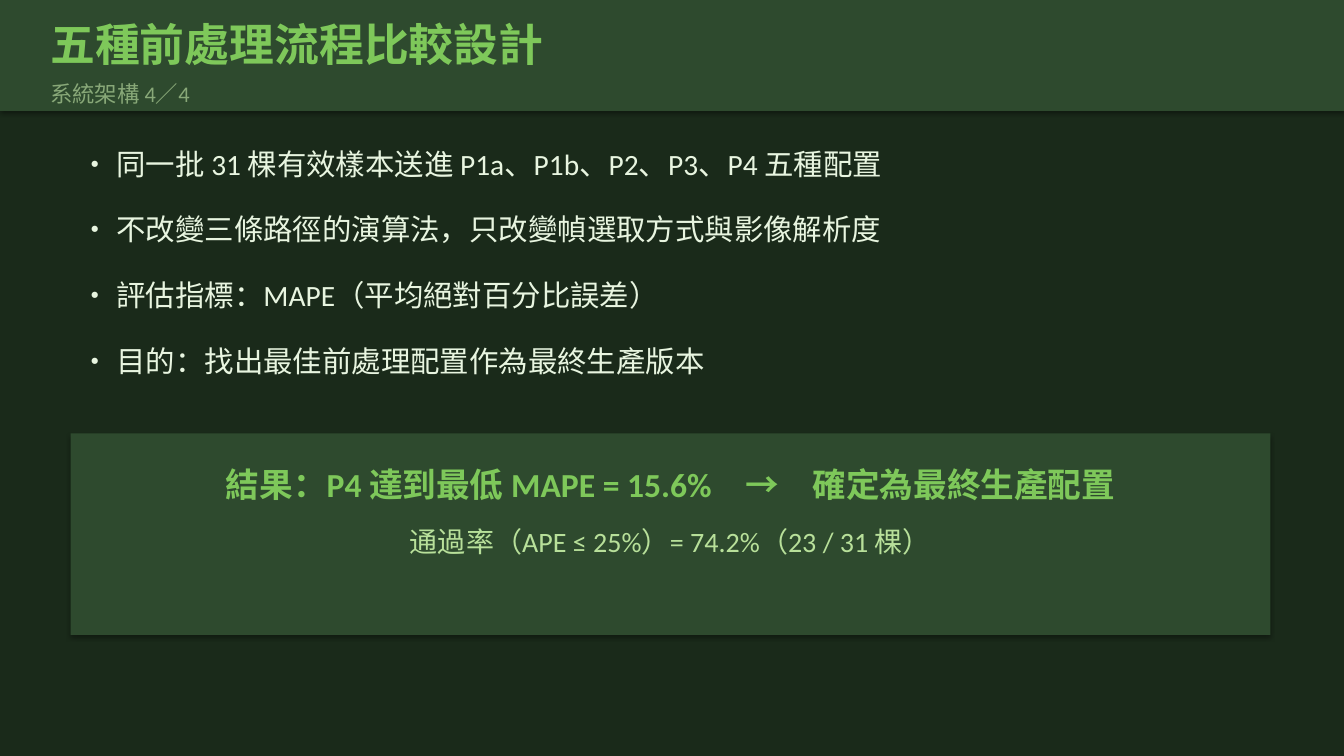
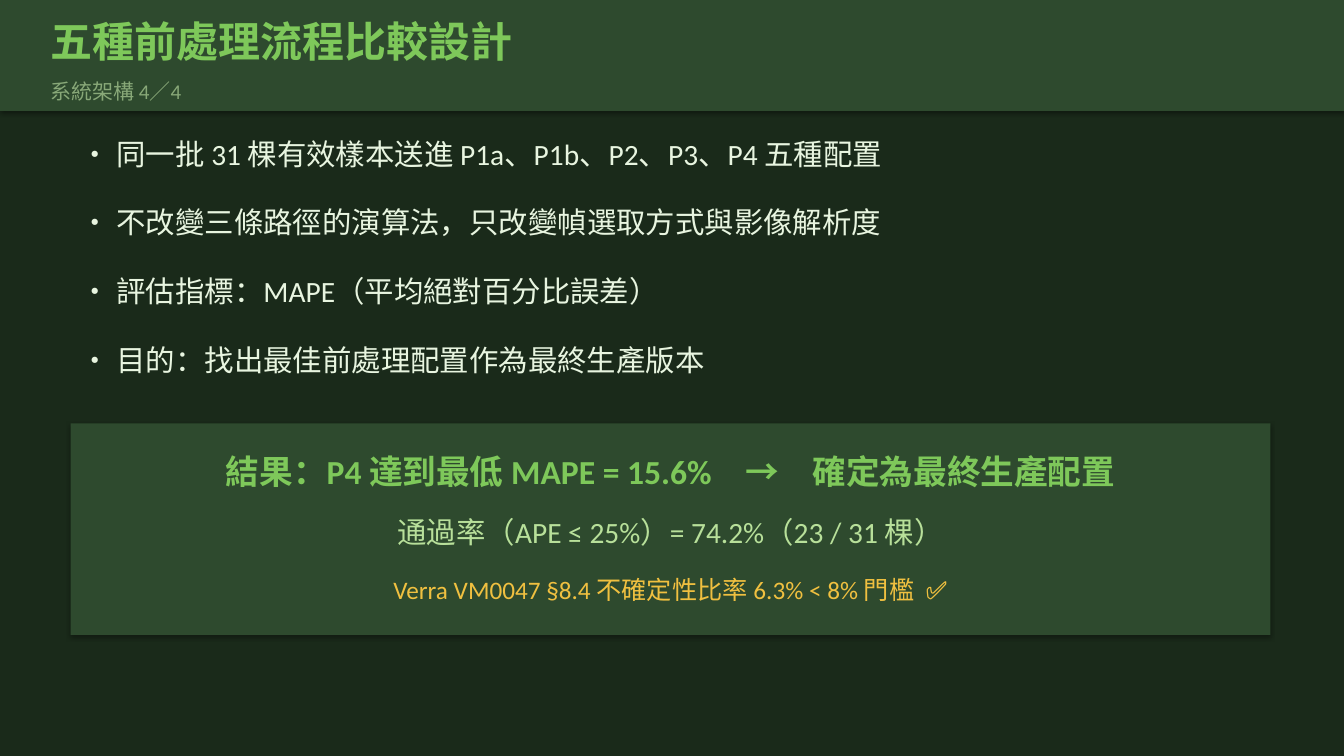
Before and after one commit to Yuchiaoniu/forest-carbon-measurement, a slide deck: slide 16 of public/thesis_defense.pptx (slide 8 before the commit). Drawn at 1344x756 pixels with LibreOffice and Linux fonts; fonts in the diff are those of the drawing. Boxes give left, top, right and bottom in pixels: in the first picture for what was removed or moved away, otherwise in the second. Text is boxed around its words. In the diff, an @@ line names an element or a change of style, - is before the commit and + after.

```diff
--- a/public/thesis_defense.pptx
+++ b/public/thesis_defense.pptx
@@ text "五種前處理流程比較設計" at [50, 21, 512, 61]: size 32 to 30 pt @@
@@ text "系統架構 4／4" at [50, 81, 181, 101]: size 16 to 15 pt @@
@@ text "• 同一批 31 棵有效樣本送進 P1a、P1b、P2、P3、P4 ...": place and size @@
-text "• 同一批 31 棵有效樣本送進 P1a、P1b、P2、P3、P4 ..." at [116, 150, 882, 178]
+text "• 同一批 31 棵有效樣本送進 P1a、P1b、P2、P3、P4 ..." at [116, 140, 882, 168]
@@ text "• 不改變三條路徑的演算法，只改變幀選取方式與影像解析度": place and size @@
-text "• 不改變三條路徑的演算法，只改變幀選取方式與影像解析度" at [116, 215, 881, 243]
+text "• 不改變三條路徑的演算法，只改變幀選取方式與影像解析度" at [116, 208, 881, 236]
@@ text "• 評估指標：MAPE（平均絕對百分比誤差）": place and size @@
-text "• 評估指標：MAPE（平均絕對百分比誤差）" at [116, 281, 658, 309]
+text "• 評估指標：MAPE（平均絕對百分比誤差）" at [116, 277, 658, 305]
@@ rectangle: place and size @@
-rectangle at [71, 434, 1270, 635]
+rectangle at [71, 423, 1270, 635]
@@ text "結果：P4 達到最低 MAPE = 15.6% ...": place and size @@
-text "結果：P4 達到最低 MAPE = 15.6% ..." at [226, 468, 1115, 500]
+text "結果：P4 達到最低 MAPE = 15.6% ..." at [226, 455, 1115, 487]
@@ text "通過率（APE ≤ 25%）= 74.2%（23 / ...": place and size @@
-text "通過率（APE ≤ 25%）= 74.2%（23 / ..." at [410, 528, 931, 555]
+text "通過率（APE ≤ 25%）= 74.2%（23 / ..." at [397, 518, 944, 546]
@@ text "通過率（APE ≤ 25%）= 74.2%（23 / ..." at [397, 518, 944, 546]: size 20 to 21 pt @@
@@ text added at [393, 577, 914, 601], 18 pt, text #F0C040 @@
+Verra VM0047 §8.4 不確定性比率 6.3% < 8% 門檻 ✅
```
Also in this commit, not shown: 27 other slides changed, 12 slides added, 1 slide removed, 2 other files.
